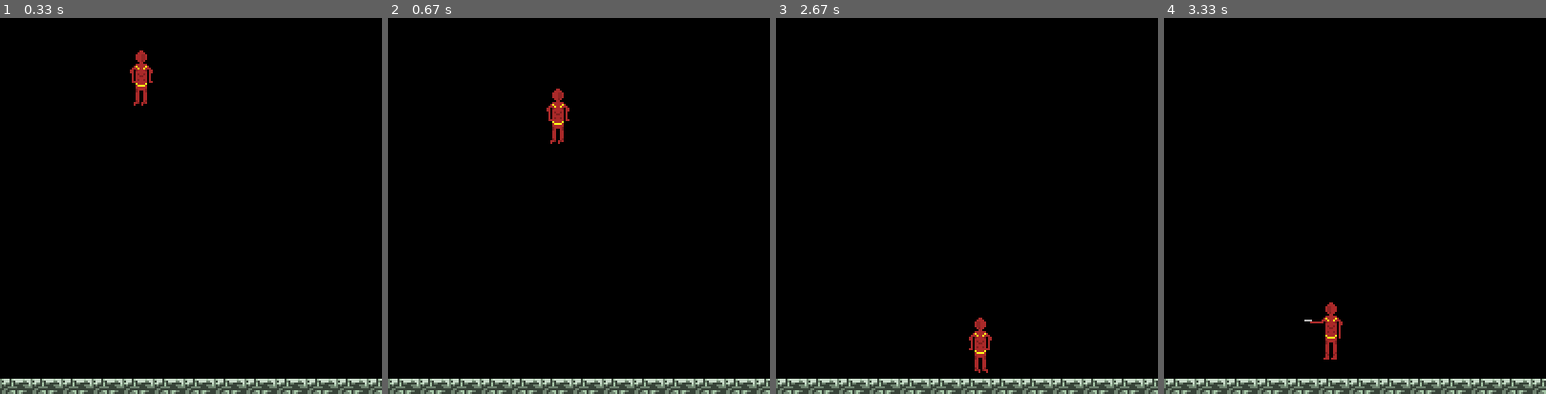
Above: before the commit, frames 1-4 (left to right).
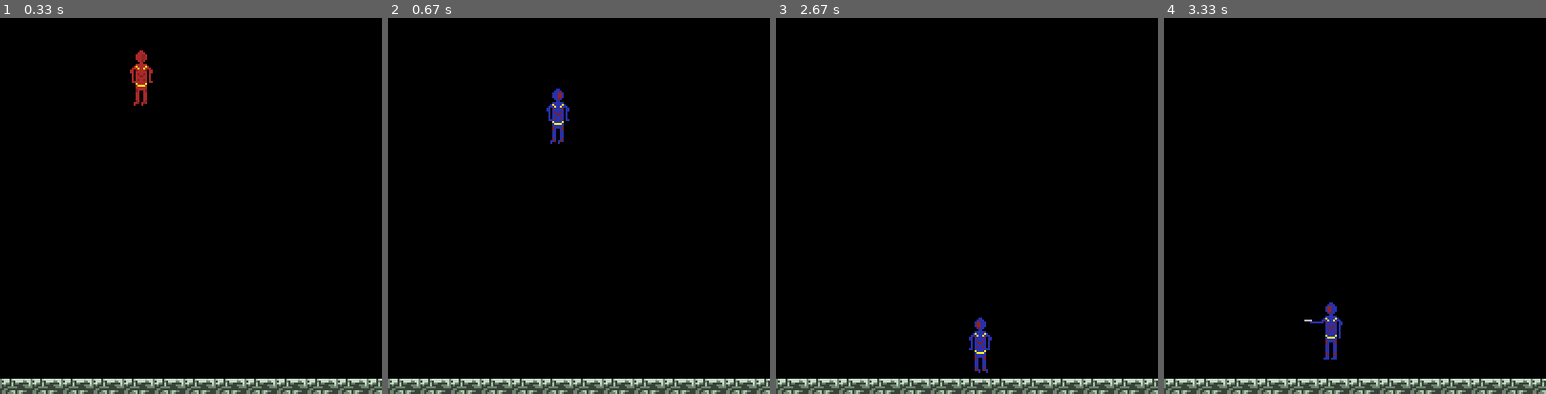
Above: after the commit, the same moments.

Repository: aavina/jubal-pygame
Game: pygame game, started from Game.py
Same seed, same stepped clock (60 frames per second), same inputs: the game is played once before the commit and once after it. The source is Python 2; it was converted automatically to run under Python 3.
Inputs:
- Up to frame 1 (0.33 s): no input
- Up to frame 2 (0.67 s): hold C from 0.33 s (still down); hold Right from 0.33 s (still down)
- Up to frame 3 (2.67 s): release C at 0.8 s; release Right at 0.8 s; hold Right 0.83-1.3 s; tap Space at 0.9, 1.2, 1.4, 1.73, 2.03, 2.23, 2.53 s; tap C at 0.98, 2.32 s; hold Up 1.33-1.63 s; hold Right 1.67-2.13 s; hold Left from 2.17 s (still down)
- Up to frame 4 (3.33 s): release Left at 2.7 s; hold Left 2.73-3.13 s; tap Space at 2.8, 3.1, 3.23 s; hold Up from 3.17 s (still down)

Frame 1 is identical in both runs. In frame 2, 0.4% of the frame differs, in the area x 41-48%, y 18-34%; in frame 3, 0.4%; in frame 4, 0.4%, in the area x 38-47%, y 75-91%.

Commit message:
Added button press to toggle color between blue an red

Diff:
--- a/Game.py
+++ b/Game.py
@@ -64,15 +64,6 @@
 
     # Sprite group
     allsprites = pygame.sprite.RenderPlain(player)
-
-    # Set Colors to change from and to
-    fromColor = pygame.Color(170, 41, 41, 255)
-    toColor = pygame.Color(41, 48, 170, 255)
-
-    # Change the colors for the current surface image
-    pixarr = pygame.PixelArray(player.image)
-    pixarr.replace(fromColor, toColor)
-    del pixarr # Must delete or else surface will be locked
 
     # Start game loop
     while True:
@@ -110,6 +101,10 @@
         elif not player.shooting:
             player.stopMoving()
 
+        # Toggle Blue/Red character
+        if keyinput.wasKeyPressed(K_c):
+            player.toggleColor()
+
         # Vertical logic
         if keyinput.wasKeyPressed(K_UP):
             player.jump()
--- a/Player.py
+++ b/Player.py
@@ -5,6 +5,12 @@
 kWalkSpeed = 3
 kJumpSpeed = 4
 kJumpClockDelay = 500
+
+# Character colors
+RED_CHARACTER_COLOR = pygame.Color(170, 41, 41, 255)
+BLUE_CHARACTER_COLOR = pygame.Color(41, 48, 170, 255)
+
+
 
 class Player(pygame.sprite.Sprite):
 	def __init__(self, imagesdict, graphics, bullet_sound):
@@ -27,9 +33,10 @@
 		self.image = self.imagesdict['j_rightface']
 		self.rect = self.image.get_rect()
 
+		self.currentColor = RED_CHARACTER_COLOR
+
 
 	def update(self, environment):
-
 		# Check horizontal and shooting movement
 		self.checkHorizontalAndShooting(environment)
 
@@ -42,6 +49,19 @@
 		elif self.direction == NONE and not self.facingRight and not self.shooting and not self.jumping and not self.falling:
 			self.image = self.imagesdict['j_leftface']
 
+		# Change the colors for the current surface image
+		pixarr = pygame.PixelArray(self.image)
+		if self.currentColor == RED_CHARACTER_COLOR:
+			pixarr.replace(BLUE_CHARACTER_COLOR, RED_CHARACTER_COLOR)
+		else:
+			pixarr.replace(RED_CHARACTER_COLOR, BLUE_CHARACTER_COLOR)
+		del pixarr # Must delete or else surface will be locked
+
+	def toggleColor(self):
+		if self.currentColor == RED_CHARACTER_COLOR:
+			self.currentColor = BLUE_CHARACTER_COLOR
+		else:
+			self.currentColor = RED_CHARACTER_COLOR
 
 	# Check if moving horizontally or shooting
 	def checkHorizontalAndShooting(self, environment):
